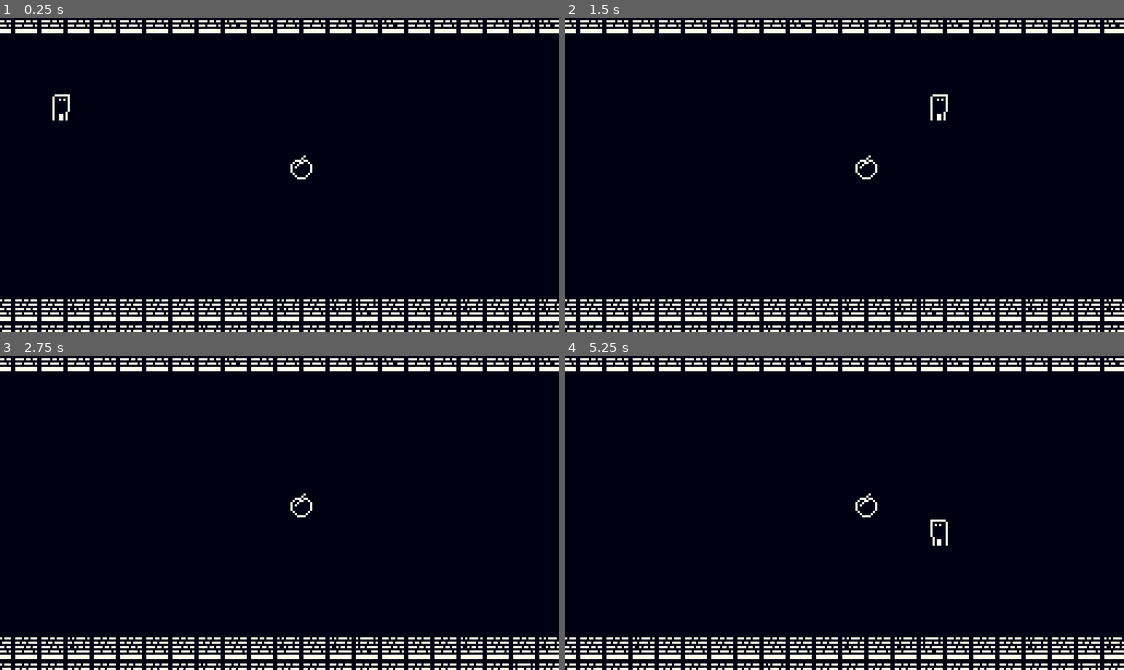
Above: before the commit, frames 1-4 (two rows, left to right).
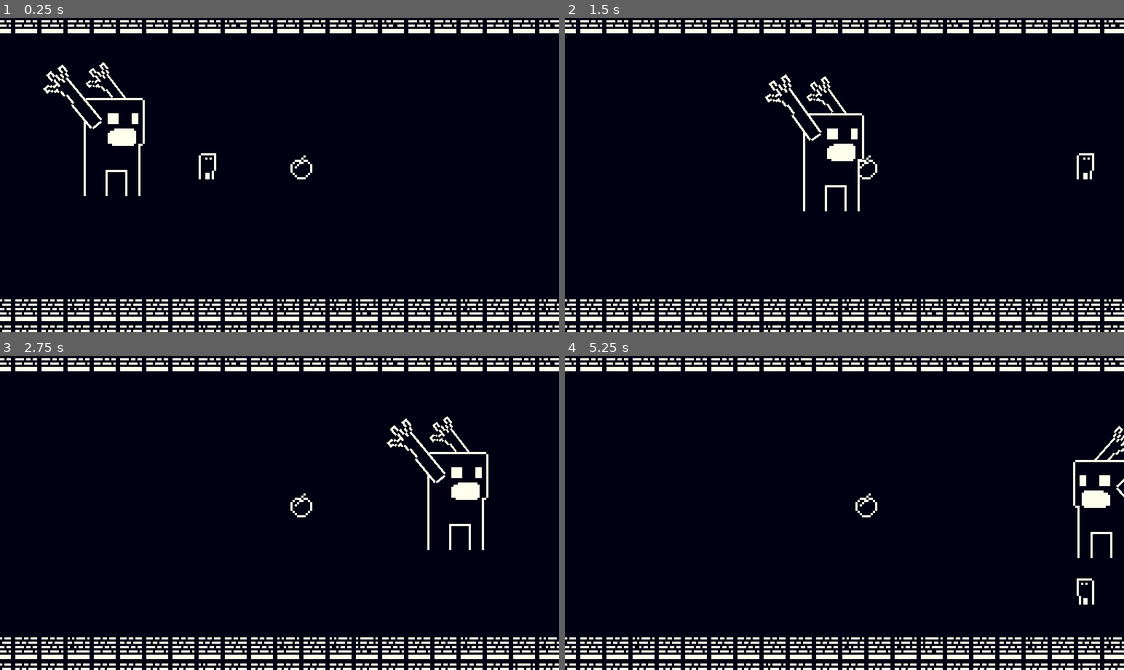
Above: after the commit, the same moments.

Repository: rrebane/ld50
Game: Godot game, scene res://world/levels/level_1.tscn
Same seed, same stepped clock (60 frames per second), same inputs: the game is played once before the commit and once after it.
Inputs (mouse positions are in pixels of both pictures, inside the frame that each line leads up to):
- Up to frame 1 (0.25 s): no input
- Up to frame 2 (1.5 s): move the mouse to (967, 159) at 0.52 s; hold D (right) 0.53-1.25 s; hold Right mouse button (activate) 0.53-1.25 s; click (967, 159) at 0.67 s; drag from (732, 190) to (945, 105) at 1.27 s
- Up to frame 3 (2.75 s): move the mouse to (335, 443) at 2.02 s; press the mouse at (335, 443) at 2.03 s; hold D (right) from 2.03 s (still down)
- Up to frame 4 (5.25 s): release D (right) at 2.75 s; release the mouse at (900, 443) at 2.75 s; drag from (816, 575) to (676, 465) at 2.77 s; move the mouse to (1012, 560) at 3.52 s; hold A (left) 3.53-4.25 s; tap Space (pick_up) at 3.6 s; drag from (676, 465) to (933, 443) at 4.27 s; move the mouse to (872, 513) at 5.02 s; hold S (down) from 5.03 s (still down); hold Right mouse button (activate) from 5.03 s (still down); click (872, 513) at 5.17 s

The runs differ from the first frame. In frame 1, 1.3% of the frame differs, in the area x 7-39%, y 14-57%; in frame 2, 1.3%, in the area x 35-95%, y 17-62%; in frame 3, 1.1%; in frame 4, 1.0%.

Commit message:
Add monster
This commits adds:
monster assets
monster animations
monster scripts
a Steering singleton

Diff:
--- a/project.godot
+++ b/project.godot
@@ -126,6 +126,10 @@
 run/main_scene="res://world/levels/level_1.tscn"
 config/icon="res://icon.png"
 
+[autoload]
+
+Steering="*res://steering/Steering.gd"
+
 [display]
 
 window/size/width=256
--- /dev/null
+++ b/steering/Steering.gd
@@ -0,0 +1,25 @@
+extends Node
+
+## This is from GDQuest video on ArriveTo
+## https://youtu.be/fnkgBaWKZNU
+
+
+const DEFAULT_MASS: = 2.0
+const DEFAULT_SLOW_RADIUS: = 200.0
+const DEFAULT_MAX_SPEED: = 400.0
+
+func arrive_to(
+		velocity: Vector2,
+		global_position: Vector2,
+		target_position: Vector2,
+		max_speed: = DEFAULT_MAX_SPEED,
+		slow_radius: = DEFAULT_SLOW_RADIUS,
+		mass: = DEFAULT_MASS
+	):
+
+	var to_target: = global_position.distance_to(target_position)
+	var desired_velocity: = (target_position - global_position).normalized() * max_speed
+	if to_target < slow_radius:
+		desired_velocity *= (to_target / slow_radius) * .75 + .25
+	var steering: Vector2 = (desired_velocity - velocity) / mass
+	return velocity + steering
--- /dev/null
+++ b/units/Monster.gd
@@ -0,0 +1,31 @@
+extends KinematicBody2D
+
+var velocity = Vector2.ZERO
+var target_global_position = Vector2.ZERO
+var MAX_SPEED = 100
+
+export(NodePath) var player_path
+
+var player_node : KinematicBody2D = null
+
+func _ready():
+	if player_path:
+		player_node = get_node(player_path)
+		if player_node:
+			target_global_position = player_node.global_position
+			$BodyAnimationPlayer.play("BodyRun")
+			$HandsAnimationPlayer.play("HandsRun")
+
+func _physics_process(delta):
+	target_global_position = player_node.global_position
+	velocity = Steering.arrive_to(
+		velocity,
+		global_position,
+		target_global_position,
+		MAX_SPEED
+	)
+	velocity = move_and_slide(velocity)
+	if target_global_position.x > global_position.x:
+		$Rotation.scale.x = 1
+	if target_global_position.x < global_position.x:
+		$Rotation.scale.x = -1
--- /dev/null
+++ b/units/Monster.tscn
@@ -0,0 +1,333 @@
+[gd_scene load_steps=11 format=2]
+
+[ext_resource path="res://sprites/monster_arm.png" type="Texture" id=1]
+[ext_resource path="res://sprites/monster_body.png" type="Texture" id=2]
+[ext_resource path="res://units/Monster.gd" type="Script" id=3]
+
+[sub_resource type="RectangleShape2D" id=1]
+extents = Vector2( 12, 6 )
+
+[sub_resource type="Animation" id=3]
+resource_name = "BodyRun"
+length = 0.3
+loop = true
+step = 0.05
+tracks/0/type = "value"
+tracks/0/path = NodePath("Rotation/MonsterBody:position")
+tracks/0/interp = 1
+tracks/0/loop_wrap = true
+tracks/0/imported = false
+tracks/0/enabled = true
+tracks/0/keys = {
+"times": PoolRealArray( 0, 0.15, 0.3 ),
+"transitions": PoolRealArray( 1, 1, 1 ),
+"update": 0,
+"values": [ Vector2( 0, 0 ), Vector2( 0, -4 ), Vector2( 0, 0 ) ]
+}
+tracks/1/type = "value"
+tracks/1/path = NodePath("Rotation/MonsterBody:rotation_degrees")
+tracks/1/interp = 1
+tracks/1/loop_wrap = true
+tracks/1/imported = false
+tracks/1/enabled = true
+tracks/1/keys = {
+"times": PoolRealArray( 0, 0.15, 0.3 ),
+"transitions": PoolRealArray( 1, 1, 1 ),
+"update": 0,
+"values": [ 0.0, 0.0, 0.0 ]
+}
+tracks/2/type = "value"
+tracks/2/path = NodePath("Rotation/MonsterBody:scale")
+tracks/2/interp = 1
+tracks/2/loop_wrap = true
+tracks/2/imported = false
+tracks/2/enabled = true
+tracks/2/keys = {
+"times": PoolRealArray( 0, 0.15, 0.3 ),
+"transitions": PoolRealArray( 1, 1, 1 ),
+"update": 0,
+"values": [ Vector2( 1, 1 ), Vector2( 1, 1 ), Vector2( 1, 1 ) ]
+}
+
+[sub_resource type="Animation" id=2]
+length = 0.001
+tracks/0/type = "value"
+tracks/0/path = NodePath("Rotation/MonsterBody:position")
+tracks/0/interp = 1
+tracks/0/loop_wrap = true
+tracks/0/imported = false
+tracks/0/enabled = true
+tracks/0/keys = {
+"times": PoolRealArray( 0 ),
+"transitions": PoolRealArray( 1 ),
+"update": 0,
+"values": [ Vector2( 0, 0 ) ]
+}
+tracks/1/type = "value"
+tracks/1/path = NodePath("Rotation/MonsterBody:rotation_degrees")
+tracks/1/interp = 1
+tracks/1/loop_wrap = true
+tracks/1/imported = false
+tracks/1/enabled = true
+tracks/1/keys = {
+"times": PoolRealArray( 0 ),
+"transitions": PoolRealArray( 1 ),
+"update": 0,
+"values": [ 0.0 ]
+}
+tracks/2/type = "value"
+tracks/2/path = NodePath("Rotation/MonsterBody:scale")
+tracks/2/interp = 1
+tracks/2/loop_wrap = true
+tracks/2/imported = false
+tracks/2/enabled = true
+tracks/2/keys = {
+"times": PoolRealArray( 0 ),
+"transitions": PoolRealArray( 1 ),
+"update": 0,
+"values": [ Vector2( 1, 1 ) ]
+}
+
+[sub_resource type="Animation" id=5]
+resource_name = "HandsEat"
+length = 0.3
+step = 0.05
+tracks/0/type = "value"
+tracks/0/path = NodePath("Rotation/MonsterArmFront:position")
+tracks/0/interp = 1
+tracks/0/loop_wrap = true
+tracks/0/imported = false
+tracks/0/enabled = true
+tracks/0/keys = {
+"times": PoolRealArray( 0, 0.1, 0.3 ),
+"transitions": PoolRealArray( 1, 1, 1 ),
+"update": 0,
+"values": [ Vector2( -5, 1.103 ), Vector2( 10, 1.103 ), Vector2( -15, 1.103 ) ]
+}
+tracks/1/type = "value"
+tracks/1/path = NodePath("Rotation/MonsterArmFront:rotation_degrees")
+tracks/1/interp = 1
+tracks/1/loop_wrap = true
+tracks/1/imported = false
+tracks/1/enabled = true
+tracks/1/keys = {
+"times": PoolRealArray( 0, 0.1, 0.3 ),
+"transitions": PoolRealArray( 1, 1, 1 ),
+"update": 0,
+"values": [ 0.0, 0.0, -10.0 ]
+}
+tracks/2/type = "value"
+tracks/2/path = NodePath("Rotation/MonsterArmBack:position")
+tracks/2/interp = 1
+tracks/2/loop_wrap = true
+tracks/2/imported = false
+tracks/2/enabled = true
+tracks/2/keys = {
+"times": PoolRealArray( 0 ),
+"transitions": PoolRealArray( 1 ),
+"update": 0,
+"values": [ Vector2( -27, -8 ) ]
+}
+tracks/3/type = "value"
+tracks/3/path = NodePath("Rotation/MonsterArmBack:rotation_degrees")
+tracks/3/interp = 1
+tracks/3/loop_wrap = true
+tracks/3/imported = false
+tracks/3/enabled = true
+tracks/3/keys = {
+"times": PoolRealArray( 0 ),
+"transitions": PoolRealArray( 1 ),
+"update": 0,
+"values": [ -125.0 ]
+}
+
+[sub_resource type="Animation" id=6]
+resource_name = "HandsReset"
+tracks/0/type = "value"
+tracks/0/path = NodePath("Rotation/MonsterArmFront:position")
+tracks/0/interp = 1
+tracks/0/loop_wrap = true
+tracks/0/imported = false
+tracks/0/enabled = true
+tracks/0/keys = {
+"times": PoolRealArray( 0 ),
+"transitions": PoolRealArray( 1 ),
+"update": 0,
+"values": [ Vector2( -5, -11 ) ]
+}
+tracks/1/type = "value"
+tracks/1/path = NodePath("Rotation/MonsterArmFront:rotation_degrees")
+tracks/1/interp = 1
+tracks/1/loop_wrap = true
+tracks/1/imported = false
+tracks/1/enabled = true
+tracks/1/keys = {
+"times": PoolRealArray( 0 ),
+"transitions": PoolRealArray( 1 ),
+"update": 0,
+"values": [ -125.5 ]
+}
+tracks/2/type = "value"
+tracks/2/path = NodePath("Rotation/MonsterArmBack:position")
+tracks/2/interp = 1
+tracks/2/loop_wrap = true
+tracks/2/imported = false
+tracks/2/enabled = true
+tracks/2/keys = {
+"times": PoolRealArray( 0 ),
+"transitions": PoolRealArray( 1 ),
+"update": 0,
+"values": [ Vector2( -27, -8 ) ]
+}
+tracks/3/type = "value"
+tracks/3/path = NodePath("Rotation/MonsterArmBack:rotation_degrees")
+tracks/3/interp = 1
+tracks/3/loop_wrap = true
+tracks/3/imported = false
+tracks/3/enabled = true
+tracks/3/keys = {
+"times": PoolRealArray( 0 ),
+"transitions": PoolRealArray( 1 ),
+"update": 0,
+"values": [ -125.5 ]
+}
+
+[sub_resource type="Animation" id=4]
+resource_name = "HandsRun"
+length = 0.3
+loop = true
+step = 0.05
+tracks/0/type = "value"
+tracks/0/path = NodePath("Rotation/MonsterArmBack:position")
+tracks/0/interp = 1
+tracks/0/loop_wrap = true
+tracks/0/imported = false
+tracks/0/enabled = true
+tracks/0/keys = {
+"times": PoolRealArray( 0, 0.15, 0.3 ),
+"transitions": PoolRealArray( 1, 1, 1 ),
+"update": 0,
+"values": [ Vector2( -27, -8 ), Vector2( -27, -8 ), Vector2( -27, -8 ) ]
+}
+tracks/1/type = "value"
+tracks/1/path = NodePath("Rotation/MonsterArmBack:rotation_degrees")
+tracks/1/interp = 1
+tracks/1/loop_wrap = true
+tracks/1/imported = false
+tracks/1/enabled = true
+tracks/1/keys = {
+"times": PoolRealArray( 0, 0.15, 0.3 ),
+"transitions": PoolRealArray( 1, 1, 1 ),
+"update": 0,
+"values": [ -125.5, -131.5, -125.5 ]
+}
+tracks/2/type = "value"
+tracks/2/path = NodePath("Rotation/MonsterArmFront:position")
+tracks/2/interp = 1
+tracks/2/loop_wrap = true
+tracks/2/imported = false
+tracks/2/enabled = true
+tracks/2/keys = {
+"times": PoolRealArray( 0, 0.15, 0.3 ),
+"transitions": PoolRealArray( 1, 1, 1 ),
+"update": 0,
+"values": [ Vector2( -5, -11 ), Vector2( -5, -11 ), Vector2( -5, -11 ) ]
+}
+tracks/3/type = "value"
+tracks/3/path = NodePath("Rotation/MonsterArmFront:rotation_degrees")
+tracks/3/interp = 1
+tracks/3/loop_wrap = true
+tracks/3/imported = false
+tracks/3/enabled = true
+tracks/3/keys = {
+"times": PoolRealArray( 0, 0.15, 0.3 ),
+"transitions": PoolRealArray( 1, 1, 1 ),
+"update": 0,
+"values": [ -125.5, -137.6, -125.5 ]
+}
+
+[sub_resource type="Animation" id=7]
+length = 0.001
+tracks/0/type = "value"
+tracks/0/path = NodePath("Rotation/MonsterArmBack:rotation_degrees")
+tracks/0/interp = 1
+tracks/0/loop_wrap = true
+tracks/0/imported = false
+tracks/0/enabled = true
+tracks/0/keys = {
+"times": PoolRealArray( 0 ),
+"transitions": PoolRealArray( 1 ),
+"update": 0,
+"values": [ -10.9 ]
+}
+tracks/1/type = "value"
+tracks/1/path = NodePath("Rotation/MonsterArmBack:position")
+tracks/1/interp = 1
+tracks/1/loop_wrap = true
+tracks/1/imported = false
+tracks/1/enabled = true
+tracks/1/keys = {
+"times": PoolRealArray( 0 ),
+"transitions": PoolRealArray( 1 ),
+"update": 0,
+"values": [ Vector2( 10.247, -38 ) ]
+}
+tracks/2/type = "value"
+tracks/2/path = NodePath("Rotation/MonsterArmFront:rotation_degrees")
+tracks/2/interp = 1
+tracks/2/loop_wrap = true
+tracks/2/imported = false
+tracks/2/enabled = true
+tracks/2/keys = {
+"times": PoolRealArray( 0 ),
+"transitions": PoolRealArray( 1 ),
+"update": 0,
+"values": [ -10.0 ]
+}
+tracks/3/type = "value"
+tracks/3/path = NodePath("Rotation/MonsterArmFront:position")
+tracks/3/interp = 1
+tracks/3/loop_wrap = true
+tracks/3/imported = false
+tracks/3/enabled = true
+tracks/3/keys = {
+"times": PoolRealArray( 0 ),
+"transitions": PoolRealArray( 1 ),
+"update": 0,
+"values": [ Vector2( -15, 1.103 ) ]
+}
+
+[node name="Monster" type="KinematicBody2D"]
+script = ExtResource( 3 )
+
+[node name="CollisionShape2D" type="CollisionShape2D" parent="."]
+position = Vector2( 3, 18 )
+shape = SubResource( 1 )
+
+[node name="Rotation" type="Node2D" parent="."]
+
+[node name="MonsterArmBack" type="Sprite" parent="Rotation"]
+position = Vector2( 10.247, -38 )
+rotation = -0.190241
+scale = Vector2( 0.9, 0.9 )
+texture = ExtResource( 1 )
+offset = Vector2( -2.58416, 33.8737 )
+
+[node name="MonsterBody" type="Sprite" parent="Rotation"]
+texture = ExtResource( 2 )
+
+[node name="MonsterArmFront" type="Sprite" parent="Rotation"]
+position = Vector2( -15, 1.103 )
+rotation = -0.174533
+texture = ExtResource( 1 )
+offset = Vector2( 17.9865, -4.32753 )
+
+[node name="BodyAnimationPlayer" type="AnimationPlayer" parent="."]
+anims/BodyRun = SubResource( 3 )
+anims/RESET = SubResource( 2 )
+
+[node name="HandsAnimationPlayer" type="AnimationPlayer" parent="."]
+anims/HandsEat = SubResource( 5 )
+anims/HandsReset = SubResource( 6 )
+anims/HandsRun = SubResource( 4 )
+anims/RESET = SubResource( 7 )
--- a/world/levels/level_1.tscn
+++ b/world/levels/level_1.tscn
@@ -1,13 +1,14 @@
-[gd_scene load_steps=4 format=2]
+[gd_scene load_steps=5 format=2]
 
 [ext_resource path="res://units/BlockyPlayer.tscn" type="PackedScene" id=1]
 [ext_resource path="res://food/Food.tscn" type="PackedScene" id=2]
 [ext_resource path="res://world/levels/1_bit_tileset.tres" type="TileSet" id=3]
+[ext_resource path="res://units/Monster.tscn" type="PackedScene" id=4]
 
 [node name="Level_1" type="Node2D"]
 
 [node name="BlockyPlayer" parent="." instance=ExtResource( 1 )]
-position = Vector2( 28, 41 )
+position = Vector2( 95, 68 )
 
 [node name="Camera2D" type="Camera2D" parent="."]
 anchor_mode = 0
@@ -22,3 +23,7 @@
 
 [node name="Food" parent="." instance=ExtResource( 2 )]
 position = Vector2( 138, 68 )
+
+[node name="Monster" parent="." instance=ExtResource( 4 )]
+position = Vector2( 38, 57 )
+player_path = NodePath("../BlockyPlayer")
Binary file added: sprites/monster_arm.png
Not shown, added: sprites/monster_arm.png.import
Binary file added: sprites/monster_body.png
Not shown, added: sprites/monster_body.png.import
Binary file added: units/monster_arm.aseprite
Binary file added: units/monster_body.aseprite
